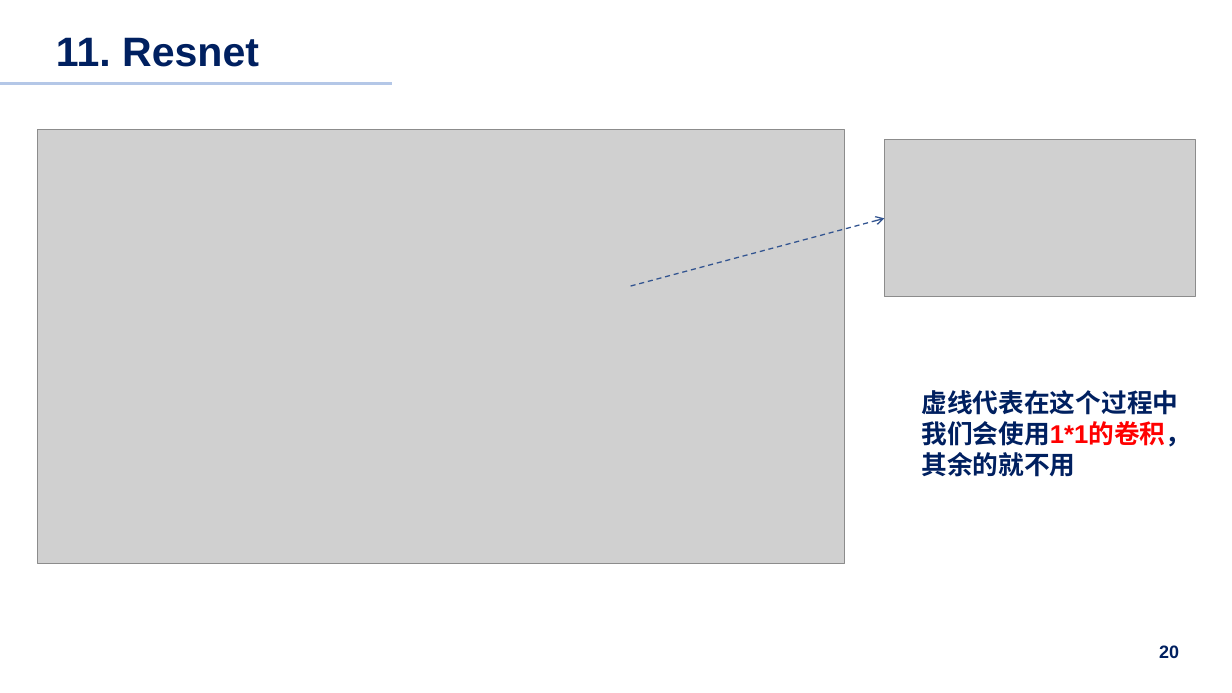
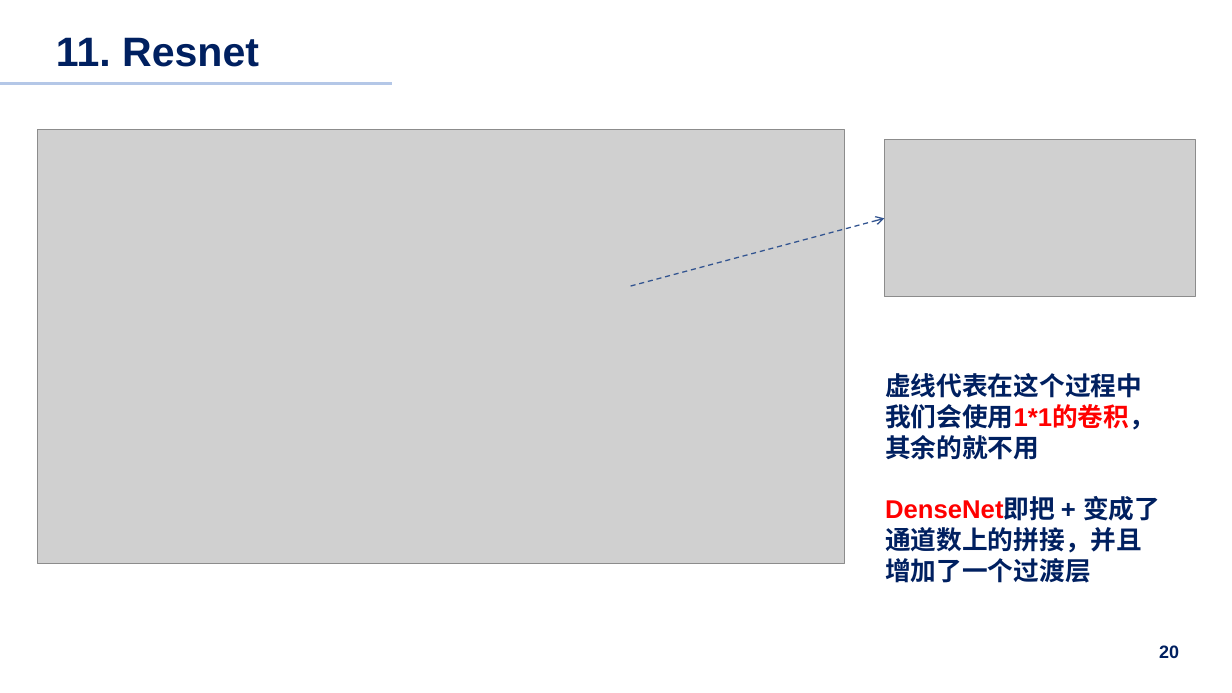
Before and after one commit to pilipala5/Neural-Network-from-zero-to-hero, a slide deck: slide 20 of Summary.pptx. Drawn at 1232x693 pixels with LibreOffice and Linux fonts; fonts in the diff are those of the drawing; grey boxes stand for pictures. Boxes give left, top, right and bottom in pixels: in the first picture for what was removed or moved away, otherwise in the second. Text is boxed around its words. In the diff, an @@ line names an element or a change of style, - is before the commit and + after.

```diff
--- a/Summary.pptx
+++ b/Summary.pptx
@@ text "虚线代表在这个过程中我们会使用1*1的卷积，其余的就不用": place and size @@
-text "虚线代表在这个过程中我们会使用1*1的卷积，其余的就不用" at (921, 390, 1191, 477)
+text "虚线代表在这个过程中我们会使用1*1的卷积，其余的就不用" at (885, 373, 1160, 583)
@@ text at (885, 496, 1160, 583): paragraph added @@
+DenseNet即把 + 变成了通道数上的拼接，并且增加了一个过渡层
```
Also in this commit, not shown: 1 slide added, 5 other files.
